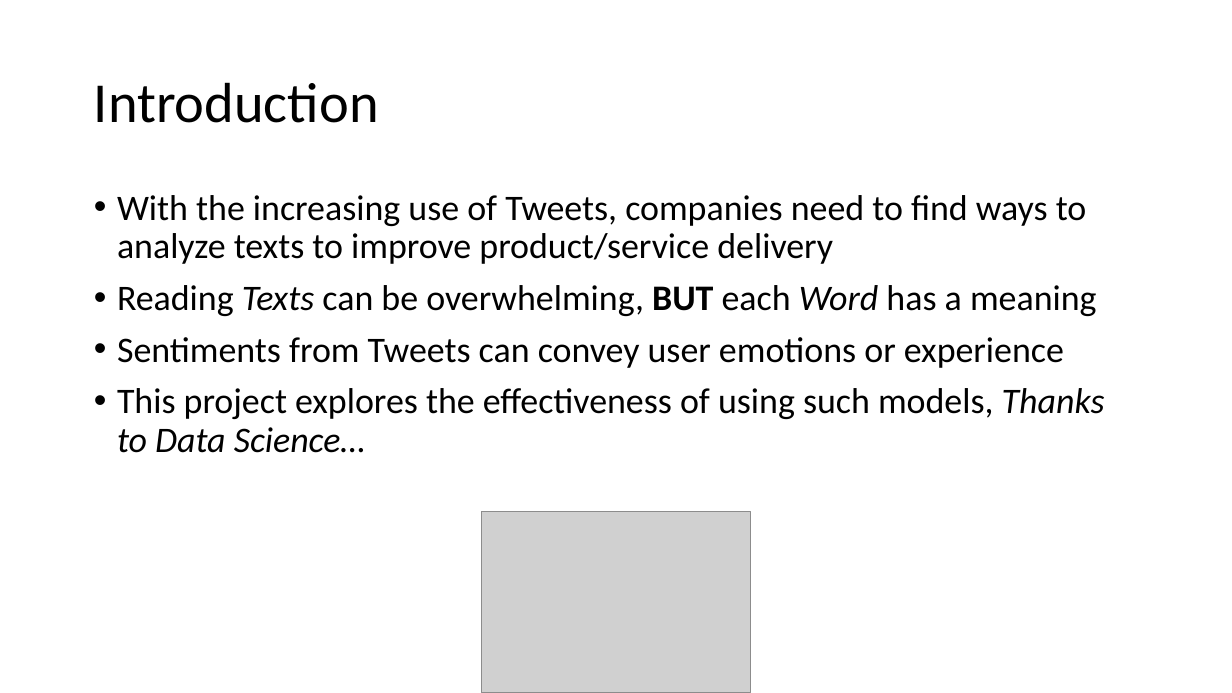
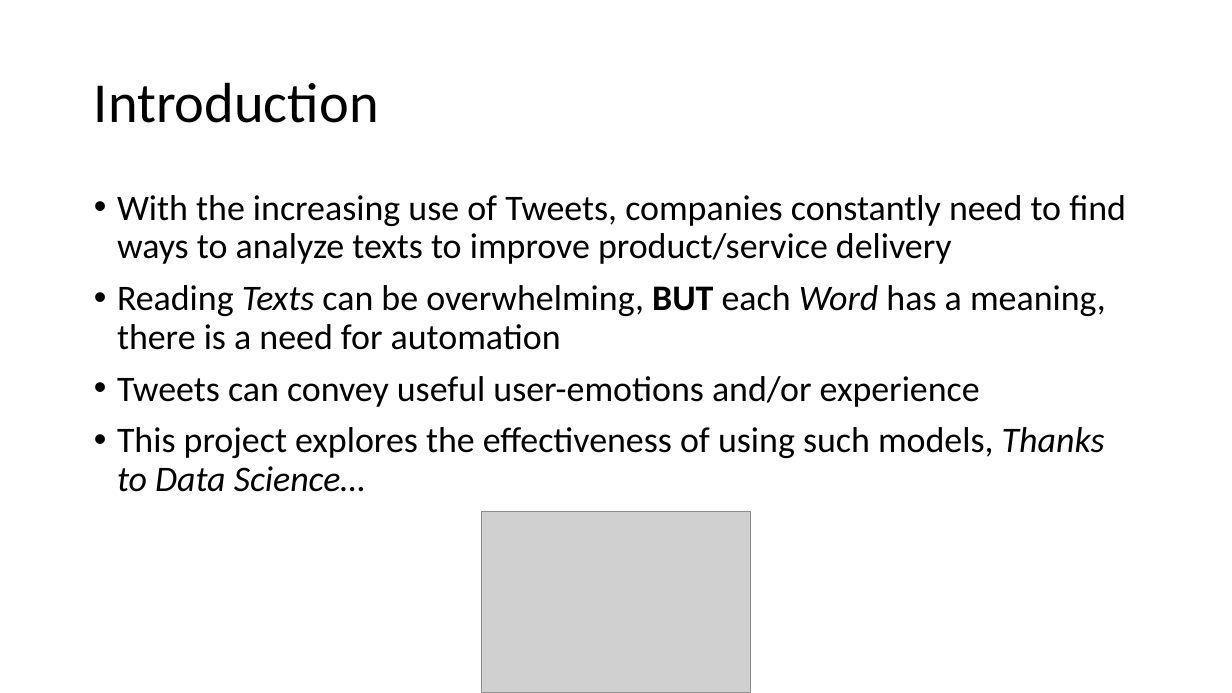
Before and after one commit to reagan-adajo/Phase_4, a slide deck: slide 2 of presentation.pptx. Drawn at 1232x693 pixels with LibreOffice and Linux fonts; fonts in the diff are those of the drawing; grey boxes stand for pictures. Boxes give left, top, right and bottom in pixels: in the first picture for what was removed or moved away, otherwise in the second. Text is boxed around its words. In the diff, an @@ line names an element or a change of style, - is before the commit and + after.

```diff
--- a/presentation.pptx
+++ b/presentation.pptx
@@ text at (117, 195, 1126, 407): text changed @@
-• With the increasing use of Tweets, companies need to find ways to analyze texts to improve product/service delivery
-• Reading Texts can be overwhelming, BUT each Word has a meaning
-• Sentiments from Tweets can convey user emotions or experience
+• With the increasing use of Tweets, companies constantly need to find ways to analyze texts to improve product/service delivery
+• Reading Texts can be overwhelming, BUT each Word has a meaning, there is a need for automation
+• Tweets can convey useful user-emotions and/or experience
```
Also in this commit, not shown: 5 other slides changed, 3 slides added, 1 slide removed, 10 other files.
